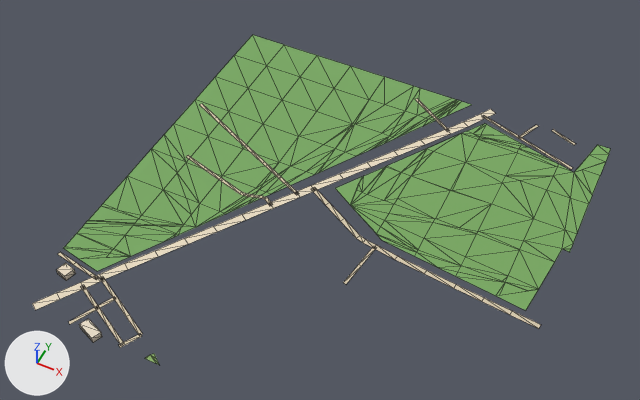
Renders of the glTF model public/assets/bengaluru-region-v1/tiles/t20_17-l0.glb from each side of a commit.
One viewpoint serves both versions: a 50 mm camera at (10527.0, 8156.0, 765.0) aimed at (10228.0, 8754.0, 18.0). Every picture has the same lights, and +X, +Y and +Z are marked at lower left. The picture after the commit comes second. Mesh edges are drawn as thin lines.

In view in the first picture: 'building', 'ground'.
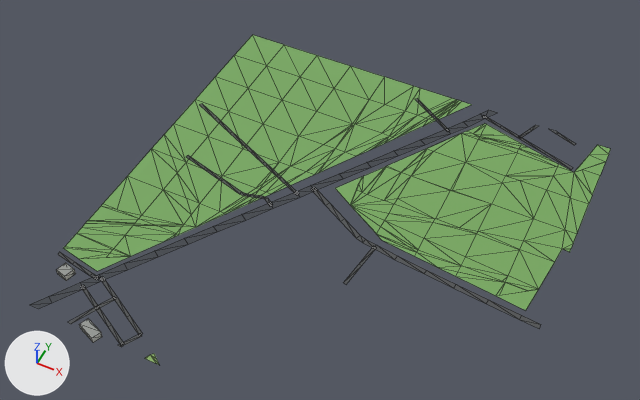
Boxes (x1, y1, x2, y2) around the edits, measured in the pictures (640 x 400 px; the box of a moved part takes in the faces that stretch with it):
'ground', reshaped: before (32, 35, 611, 365); after (29, 35, 611, 365)
part 1 of me_building, recoloured: (57, 263, 102, 341) in both
part 2 of me_ground, moved or reshaped: (454, 284, 541, 329) in both
part 3 of me_ground, moved or reshaped: before (32, 283, 98, 324); after (29, 283, 98, 324)
part 4 of me_ground, reshaped: before (481, 109, 575, 145); after (481, 110, 575, 145)
part 5 of me_ground, moved or reshaped: (58, 252, 92, 275) in both
part 6 of me_ground, recoloured: (32, 98, 572, 346) in both

Patch to the scene script:
```diff
--- a/public/assets/bengaluru-region-v1/tiles/t20_17-l0.glb.py
+++ b/public/assets/bengaluru-region-v1/tiles/t20_17-l0.glb.py
@@ me_building @@
 # used by ob_building; location = (10000.0, 8500.0, 0.0)
-me_building.from_pydata(...)  # 16 vertices, 20 faces; spans x 16.5..106.0, y -7.6..58.4, z 0.0..8.0
+me_building.from_pydata(...)  # 16 vertices, 24 faces; spans x 16.5..106.0, y -7.6..58.4, z 0.0..8.0
+# me_building part 1: 20 kept faces spanning x 16.5..106.0, y -7.6..58.4, z 0.0..8.0 get new vertex colours
+# edits to the shape of me_building do not show in these pictures
 me_building.materials.append(mat_building)
@@ me_ground @@
 # used by ob_ground; location = (10000.0, 8500.0, 0.0)
 # verts and faces of me_ground; kept vertices keep their numbers, new ones are numbered from 408
 # before: 272 (436.0, 221.0, 1.0) at pixel (484, 297), 273 (436.0, 215.0, 1.0) at pixel (481, 301), 274 (468.0, 218.0, 1.0) at pixel (512, 310), 275 (468.0, 212.0, 1.0) at pixel (509, 314), 276 (500.0, 215.0, 1.0) at pixel (541, 324)
 # before: 277 (500.0, 209.0, 1.0) at pixel (538, 328)
 # before: 278 (17.0, 3.0, 1.0) at pixel (32, 303), 279 (25.0, -3.0, 1.0) at pixel (35, 310), 280 (31.0, 25.0, 1.0) at pixel (56, 292), 281 (39.0, 20.0, 1.0) at pixel (59, 299), 366 (83.0, 28.0, 1.0) at pixel (98, 309)
 # before: 367 (79.0, 30.0, 1.0) at pixel (96, 306), 368 (68.0, -1.0, 1.0) at pixel (69, 324), 369 (65.0, 1.0, 1.0) at pixel (68, 321)
 # before: 402 (25.0, 67.0, 1.0) at pixel (76, 262), 403 (24.0, 63.0, 1.0) at pixel (73, 264)
-me_ground.from_pydata(...)  # 408 vertices, 500 faces; spans x 0.0..500.0, y -3.0..503.0, z 1.0
+me_ground.from_pydata(...)  # 412 vertices, 504 faces; spans x 0.0..500.0, y 0.0..500.0, z 1.0
+# me_ground part 2
+delete_vertices([274, 275])  # with the faces that use them
+verts[273] = (441.0, 215.0, 1.0)  # moved, pixel (486, 303)
+verts[272] = (442.0, 220.0, 1.0)  # moved, pixel (488, 299)
+verts[409] = (479.0, 211.0, 1.0)  # pixel (519, 319)
+verts[410] = (479.0, 217.0, 1.0)  # pixel (521, 315)
+faces += [(272, 273, 409), (272, 409, 410), (276, 410, 409), (276, 409, 277)]
+# me_ground part 3
+delete_vertices([368])  # with the faces that use them
+verts[278] = (15.0, 0.0, 1.0)  # moved, pixel (29, 304)
+verts[279] = (27.0, 0.0, 1.0)  # moved, pixel (38, 308)
+verts[281] = (35.0, 13.0, 1.0)  # moved, pixel (52, 302)
+verts[280] = (27.0, 18.0, 1.0)  # moved, pixel (48, 296)
+verts[369] = (69.0, 0.0, 1.0)  # moved, pixel (70, 324)
+verts[420] = (64.0, 0.0, 1.0)  # pixel (67, 322)
+faces += [(367, 420, 369)]
+# me_ground part 4
+# 5 vertices are removed from x 345.0..427.0, y 498.0..503.0, z 1.0
+# 5 faces are deleted
+# 1 vertex moves from x 354.0, y 497.0, z 1.0 to x 344.0, y 500.0, z 1.0
+# 9 vertices are added at x 355.0..435.0, y 487.0..500.0, z 1.0
+# 9 new faces join them
+# me_ground part 5
+verts[403] = (23.0, 64.0, 1.0)  # moved, pixel (72, 264)
+verts[402] = (23.0, 67.0, 1.0)  # moved, pixel (74, 261)
+# me_ground part 6: 131 kept faces spanning x 0.0..468.0, y 0.0..500.0, z 1.0 get new vertex colours; the middle colour goes from beige #d7c9ae to dark grey #535556
+# other edits to the shape of me_ground do not show in these pictures
 me_ground.materials.append(mat_ground)
```
